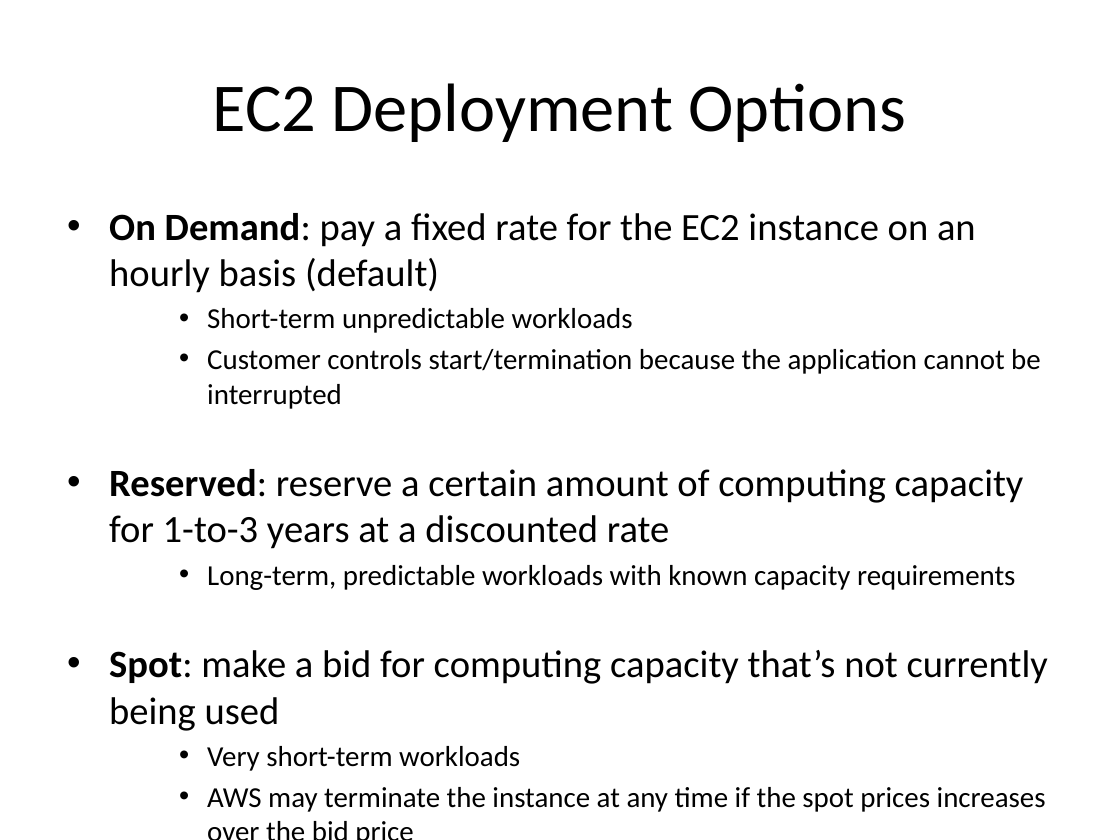
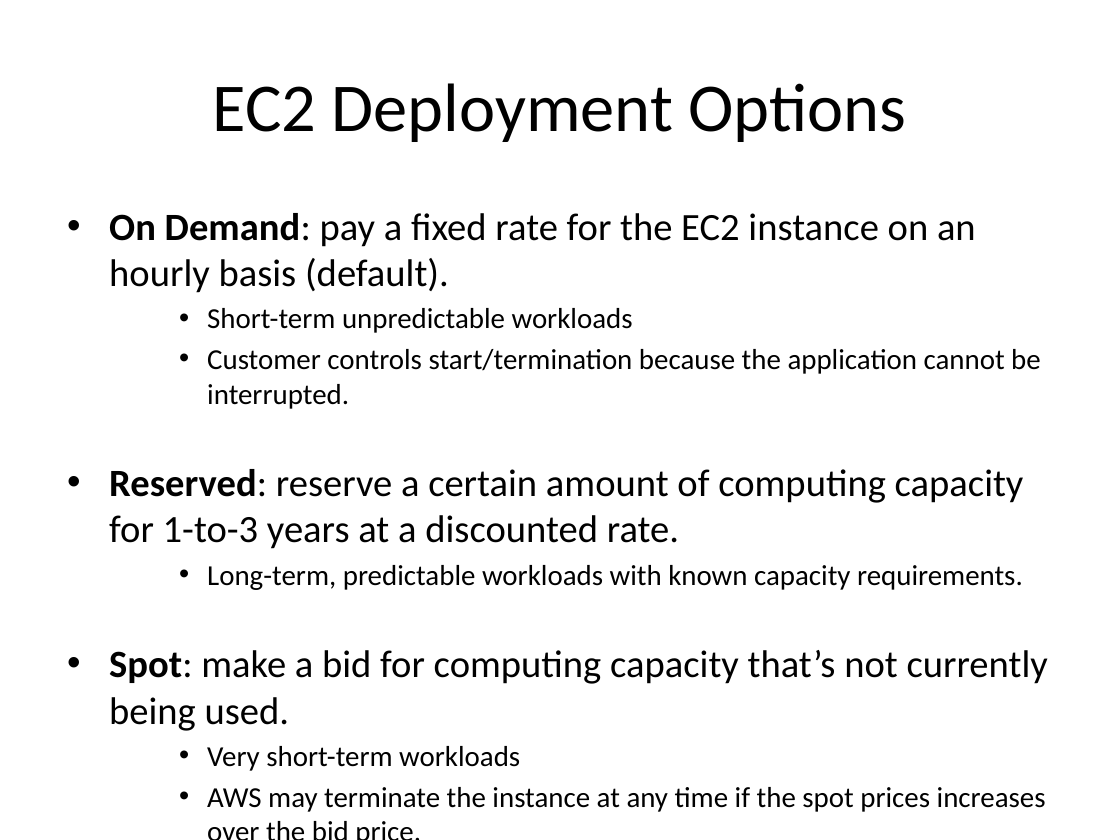
Before and after one commit to jasondbaker/infrastructure-class, a slide deck: slide 33 of lectures/infrastructure-week-4.pptx. Drawn at 1120x840 pixels with LibreOffice and Linux fonts; fonts in the diff are those of the drawing. Boxes give left, top, right and bottom in pixels: in the first picture for what was removed or moved away, otherwise in the second. Text is boxed around its words. In the diff, an @@ line names an element or a change of style, - is before the commit and + after.

```diff
--- a/lectures/infrastructure-week-4.pptx
+++ b/lectures/infrastructure-week-4.pptx
@@ text at (109, 213, 976, 293): text changed @@
-• On Demand: pay a fixed rate for the EC2 instance on an hourly basis (default)
+• On Demand: pay a fixed rate for the EC2 instance on an hourly basis (default).
@@ text at (109, 349, 1048, 731): text changed @@
-    • Customer controls start/termination because the application cannot be interrupted
-• Reserved: reserve a certain amount of computing capacity for 1-to-3 years at a discounted rate
-    • Long-term, predictable workloads with known capacity requirements
-• Spot: make a bid for computing capacity that’s not currently being used
+    • Customer controls start/termination because the application cannot be interrupted.
+• Reserved: reserve a certain amount of computing capacity for 1-to-3 years at a discounted rate.
+    • Long-term, predictable workloads with known capacity requirements.
+• Spot: make a bid for computing capacity that’s not currently being used.
```
Also in this commit, not shown: 24 other slides changed.
